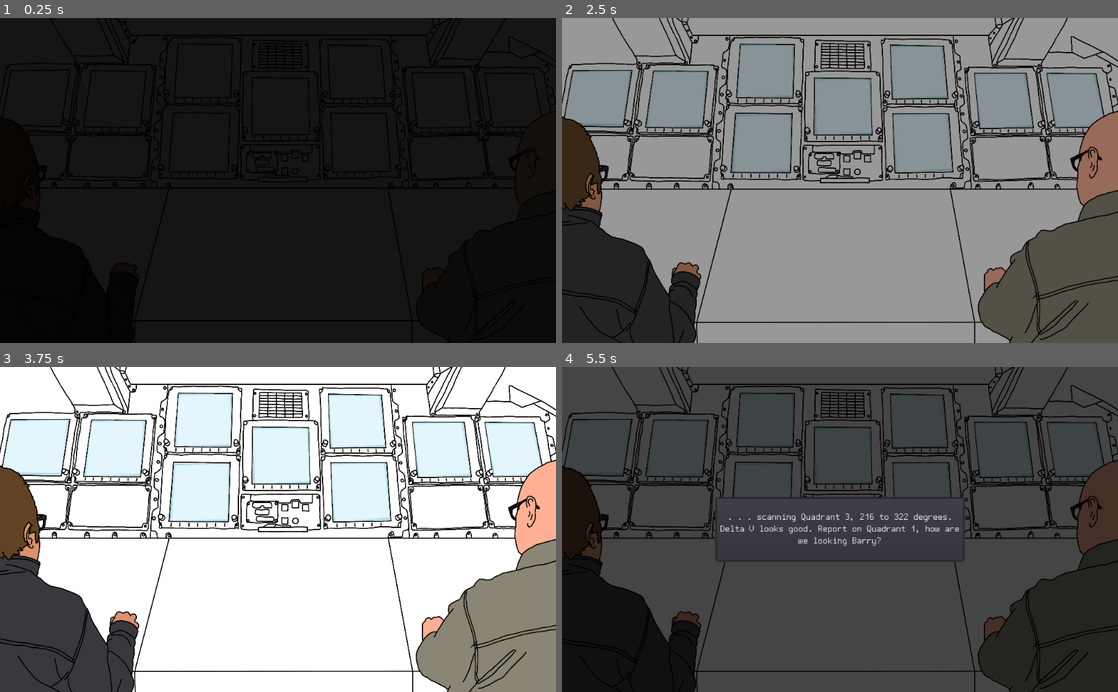
Above: before the commit, frames 1-4 (two rows, left to right).
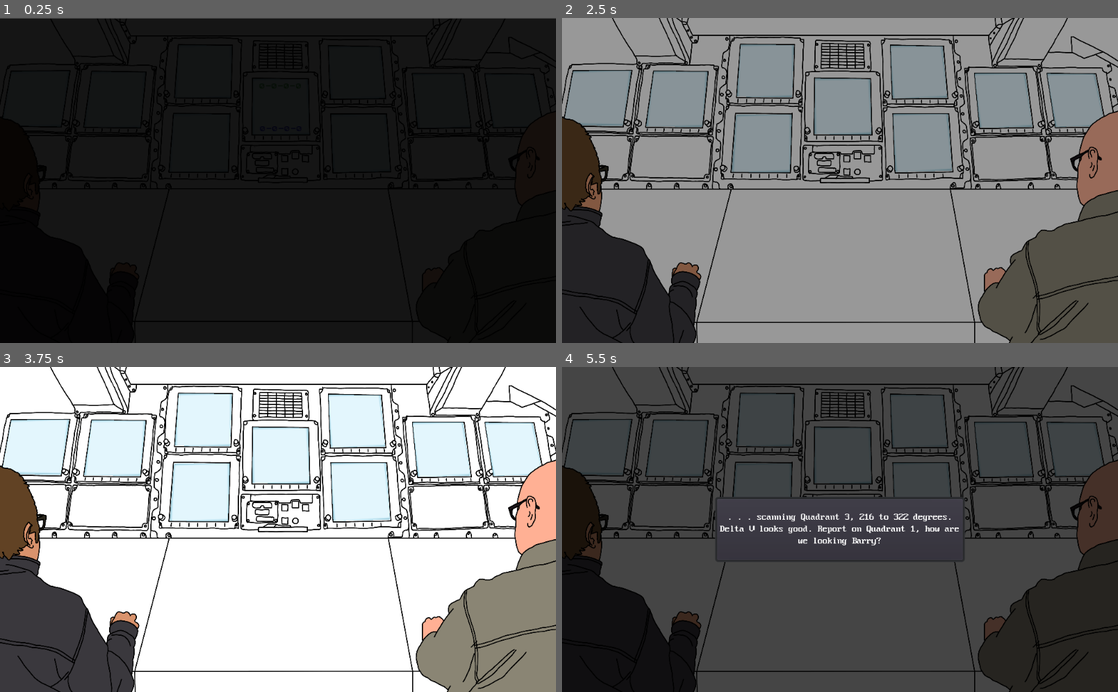
Above: after the commit, the same moments.

Repository: s3775599/BITS-clone
Game: Godot game, scene res://Scenes/Main.tscn
The game is run twice, just before and just after one commit, with the same random seed, the same clock (stepped at 60 frames per second) and the same inputs. This scene is started directly instead of the project's main scene.
Inputs (mouse positions are in pixels of both pictures, inside the frame that each line leads up to):
- Up to frame 1 (0.25 s): no input
- Up to frame 2 (2.5 s): move the mouse to (962, 164) at 0.52 s; click (962, 164) at 0.67 s; move the mouse to (728, 196) at 1.27 s; hold Down (ui_down) 1.28-2.03 s; move the mouse to (895, 109) at 2.02 s
- Up to frame 3 (3.75 s): move the mouse to (250, 594) at 2.77 s; click (250, 594) at 2.92 s; tap Enter at 3.5 s; move the mouse to (444, 578) at 3.52 s; hold Down (ui_down) from 3.53 s (still down)
- Up to frame 4 (5.5 s): keep holding Down (ui_down); tap Space at 4.25 s; move the mouse to (673, 480) at 4.27 s; move the mouse to (867, 529) at 5.02 s; click (867, 529) at 5.17 s

The runs differ from the first frame. In frame 1, 0.2% of the frame differs, in the area x 0-100%, y 0-1%; in frame 2, less than 0.1%; in frame 3, less than 0.1%; in frame 4, 0.7%, in the area x 28-72%, y 19-56%.

Commit message:
Updated fonts
Updated to a font which can display Cyrillic letters: PxPlus_IBM_VGA8.ttf. Also added glass panels and RichText fields to MainBackground

Diff:
--- a/NightwatchDialogueSystem/Scenes/BackgroundIntro.tscn
+++ b/NightwatchDialogueSystem/Scenes/BackgroundIntro.tscn
@@ -9,7 +9,8 @@
 margin_right = 1.0
 margin_bottom = 3.0
 __meta__ = {
-"_edit_group_": true
+"_edit_group_": true,
+"_edit_lock_": true
 }
 
 [node name="BackgroundWallpaper" type="TextureRect" parent="."]
@@ -32,35 +33,35 @@
 polygon = PoolVector2Array( 11.5136, 11.7094, 11.6634, 11.628, 107.78, 10.8893, 107.835, 11.0988, 93.7093, 111.232, 93.5632, 111.292, -4.56641, 109.006, -4.82718, 109.069 )
 uv = PoolVector2Array( 0.91, 3.6875, 3.66, 0.1875, 96.41, 0.6875, 99.66, 3.4375, 99.75, 96.1875, 96.25, 100.188, 4, 100.188, 0, 95.6875 )
 
-[node name="MidUpperLeftGlass" type="Polygon2D" parent="BackgroundWallpaper"]
+[node name="CentreUpperLeftGlass" type="Polygon2D" parent="BackgroundWallpaper"]
 position = Vector2( 317.773, 39.5228 )
 scale = Vector2( 1.11039, 1.02164 )
 texture = ExtResource( 2 )
 polygon = PoolVector2Array( 10.1854, 9.52506, 10.2638, 9.2977, 98.3857, 10.0082, 98.4641, 10.1219, 95.5924, 104.113, 95.4437, 104.371, 3.90216, 103.606, 3.74164, 103.467 )
 uv = PoolVector2Array( 0.91, 3.6875, 3.66, 0.1875, 96.41, 0.6875, 99.66, 3.4375, 99.75, 96.1875, 96.25, 100.188, 4, 100.188, 0, 95.6875 )
 
-[node name="MidLowerLeftGlass" type="Polygon2D" parent="BackgroundWallpaper"]
+[node name="CentreLowerLeftGlass" type="Polygon2D" parent="BackgroundWallpaper"]
 position = Vector2( 314.466, 176.977 )
 scale = Vector2( 1.1034, 1.02572 )
 texture = ExtResource( 2 )
 polygon = PoolVector2Array( 5.65225, 0.889755, 7.48685, 1.06917, 97.8165, 1.15338, 98.4472, 1.60568, 95.7137, 105.307, 94.7131, 105.128, -0.760559, 104.706, -1.686, 104.051 )
 uv = PoolVector2Array( 0.91, 3.6875, 3.66, 0.1875, 96.41, 0.6875, 99.66, 3.4375, 99.75, 96.1875, 96.25, 100.188, 4, 100.188, 0, 95.6875 )
 
-[node name="MidMiddleGlass" type="Polygon2D" parent="BackgroundWallpaper"]
-position = Vector2( 460.13, 110.701 )
+[node name="CentreMiddleGlass" type="Polygon2D" parent="BackgroundWallpaper"]
+position = Vector2( 459.154, 110.739 )
 scale = Vector2( 1.11254, 1.03378 )
 texture = ExtResource( 2 )
 polygon = PoolVector2Array( 6.26544, 0.863167, 6.3959, 0.610397, 97.1737, 1.91199, 97.3761, 2.19208, 99.457, 100.307, 98.9955, 100.537, 5.32458, 100.311, 5.19955, 100.025 )
 uv = PoolVector2Array( 0.91, 3.6875, 3.66, 0.1875, 96.41, 0.6875, 99.66, 3.4375, 99.75, 96.1875, 96.25, 100.188, 4, 100.188, 0, 95.6875 )
 
-[node name="MidUpperRightGlass" type="Polygon2D" parent="BackgroundWallpaper"]
+[node name="CentreUpperRightGlass" type="Polygon2D" parent="BackgroundWallpaper"]
 position = Vector2( 592.954, 43.2623 )
 scale = Vector2( 1.13364, 0.989092 )
 texture = ExtResource( 2 )
 polygon = PoolVector2Array( 10.6815, 7.5445, 10.866, 7.38685, 95.2381, 9.31048, 95.364, 9.49069, 102.398, 104.631, 102.214, 104.883, 14.0751, 105.872, 13.866, 105.53 )
 uv = PoolVector2Array( 0.91, 3.6875, 3.66, 0.1875, 96.41, 0.6875, 99.66, 3.4375, 99.75, 96.1875, 96.25, 100.188, 4, 100.188, 0, 95.6875 )
 
-[node name="MidLowerRightGlass" type="Polygon2D" parent="BackgroundWallpaper"]
+[node name="CentreLowerRightGlass" type="Polygon2D" parent="BackgroundWallpaper"]
 position = Vector2( 603.468, 176.658 )
 scale = Vector2( 1.1034, 1.02572 )
 texture = ExtResource( 2 )
--- a/NightwatchDialogueSystem/Scenes/BackgroundMain.tscn
+++ b/NightwatchDialogueSystem/Scenes/BackgroundMain.tscn
@@ -1,6 +1,16 @@
-[gd_scene load_steps=3 format=2]
+[gd_scene load_steps=7 format=2]
 
 [ext_resource path="res://GFX/console.png" type="Texture" id=1]
+[ext_resource path="res://GFX/glassPanel.png" type="Texture" id=2]
+[ext_resource path="res://GFX/Fonts/PxPlus_IBM_CGAthin.ttf" type="DynamicFontData" id=3]
+
+[sub_resource type="DynamicFont" id=2]
+size = 10
+use_filter = true
+font_data = ExtResource( 3 )
+
+[sub_resource type="Theme" id=3]
+default_font = SubResource( 2 )
 
 [sub_resource type="RectangleShape2D" id=1]
 extents = Vector2( 513.56, 301.349 )
@@ -8,9 +18,96 @@
 [node name="BackgroundMain" type="Area2D"]
 
 [node name="BackgroundWallpaper" type="Sprite" parent="."]
-position = Vector2( 511.995, 300.01 )
+position = Vector2( 512.245, 301.063 )
 scale = Vector2( 0.266667, 0.277772 )
 texture = ExtResource( 1 )
+
+[node name="LeftLeftGlass" type="Polygon2D" parent="BackgroundWallpaper"]
+position = Vector2( -723.192, -927.801 )
+scale = Vector2( 4.19806, 3.8865 )
+texture = ExtResource( 2 )
+polygon = PoolVector2Array( 9.03378, 6.5797, 9.43463, 6.41344, 96.3345, 6.8291, 96.575, 7.41101, 93.9296, 95.9451, 93.6089, 96.527, 2.62051, 95.7789, 2.54034, 95.1138 )
+uv = PoolVector2Array( 0.25, 3.75, 4, 0.25, 95.25, 0.25, 99.75, 4.25, 99.75, 95.75, 95.25, 100, 4.25, 100, 0.25, 95.25 )
+
+[node name="LeftRightGlass" type="Polygon2D" parent="BackgroundWallpaper"]
+position = Vector2( -1369.64, -767.236 )
+scale = Vector2( 4.97597, 4.43202 )
+texture = ExtResource( 2 )
+polygon = PoolVector2Array( 16.978, 9.08523, 17.1443, 8.99561, 91.1968, 10.0909, 91.3245, 10.2285, 84.0084, 92.9125, 83.827, 93.1081, 6.0991, 91.9526, 5.97319, 91.8393 )
+uv = PoolVector2Array( 0.25, 3.75, 4, 0.25, 95.25, 0.25, 99.75, 4.25, 99.75, 95.75, 95.25, 100, 4.25, 100, 0.25, 95.25 )
+
+[node name="CentreUpperLeftGlass" type="Polygon2D" parent="BackgroundWallpaper"]
+position = Vector2( -1933.81, -772.03 )
+scale = Vector2( 5.2926, 4.31823 )
+texture = ExtResource( 2 )
+polygon = PoolVector2Array( 17.2467, 10.3182, 17.3796, 10.0053, 92.9806, 9.47826, 93.1574, 9.74572, 82.0661, 94.4407, 81.8072, 95.0501, 4.62176, 93.322, 4.34955, 93.0907 )
+uv = PoolVector2Array( 0.25, 3.75, 4, 0.25, 95.25, 0.25, 99.75, 4.25, 99.75, 95.75, 95.25, 100, 4.25, 100, 0.25, 95.25 )
+
+[node name="CentreUpperRight" type="Polygon2D" parent="BackgroundWallpaper"]
+position = Vector2( 332.955, -927.604 )
+scale = Vector2( 4.03059, 3.95411 )
+texture = ExtResource( 2 )
+polygon = PoolVector2Array( 3.88232, 7.76549, 3.99231, 7.61477, 92.9615, 9.24289, 93.3396, 9.39706, 100.901, 95.459, 100.748, 95.6089, 7.40741, 96.3484, 7.26843, 96.2124 )
+uv = PoolVector2Array( 0.25, 3.75, 4, 0.25, 95.25, 0.25, 99.75, 4.25, 99.75, 95.75, 95.25, 100, 4.25, 100, 0.25, 95.25 )
+
+[node name="CentreMiddleGlass" type="Polygon2D" parent="BackgroundWallpaper"]
+position = Vector2( -193.879, -686.175 )
+scale = Vector2( 4.19806, 3.8865 )
+texture = ExtResource( 2 )
+polygon = PoolVector2Array( 5.00604, 1.76162, 5.71664, 1.20895, 94.5434, 2.59061, 95.3429, 2.77483, 97.3857, 96.4522, 96.8527, 96.9128, 4.20651, 96.7285, 3.8512, 96.1759 )
+uv = PoolVector2Array( 0.25, 3.75, 4, 0.25, 95.25, 0.25, 99.75, 4.25, 99.75, 95.75, 95.25, 100, 4.25, 100, 0.25, 95.25 )
+
+[node name="FoundCodes" type="RichTextLabel" parent="BackgroundWallpaper/CentreMiddleGlass"]
+margin_left = 15.4276
+margin_top = 8.51566
+margin_right = 85.4276
+margin_bottom = 58.5157
+theme = SubResource( 3 )
+custom_colors/default_color = Color( 0.0235294, 0.560784, 0, 1 )
+bbcode_enabled = true
+bbcode_text = "0-0-0-0"
+text = "0-0-0-0"
+scroll_active = false
+
+[node name="CurrentSequence" type="RichTextLabel" parent="BackgroundWallpaper/CentreMiddleGlass"]
+margin_left = 15.5993
+margin_top = 81.6099
+margin_right = 85.5993
+margin_bottom = 91.6099
+theme = SubResource( 3 )
+custom_colors/default_color = Color( 0.00784314, 0, 0.823529, 1 )
+bbcode_enabled = true
+bbcode_text = "0-0-0-0"
+text = "0-0-0-0"
+scroll_active = false
+
+[node name="CentreLowerLeftGlass" type="Polygon2D" parent="BackgroundWallpaper"]
+position = Vector2( -801.108, -494.35 )
+scale = Vector2( 5.22406, 4.79688 )
+texture = ExtResource( 2 )
+polygon = PoolVector2Array( 15.4917, 10.1566, 15.8554, 9.98374, 89.0046, 10.4805, 89.2611, 10.5955, 86.9893, 90.25, 86.7694, 90.5564, 9.59956, 90.3266, 9.59956, 89.9435 )
+uv = PoolVector2Array( 0.25, 3.75, 4, 0.25, 95.25, 0.25, 99.75, 4.25, 99.75, 95.75, 95.25, 100, 4.25, 100, 0.25, 95.25 )
+
+[node name="CentreLowerRightGlass" type="Polygon2D" parent="BackgroundWallpaper"]
+position = Vector2( 331.631, -488.902 )
+scale = Vector2( 5.00723, 4.73852 )
+texture = ExtResource( 2 )
+polygon = PoolVector2Array( 6.83771, 9.80383, 6.94449, 9.66841, 82.6756, 9.65266, 82.7555, 9.78239, 88.4061, 89.3632, 88.3637, 89.5246, 9.83966, 90.9948, 9.82529, 90.7899 )
+uv = PoolVector2Array( 0.25, 3.75, 4, 0.25, 95.25, 0.25, 99.75, 4.25, 99.75, 95.75, 95.25, 100, 4.25, 100, 0.25, 95.25 )
+
+[node name="RightLeftGlass" type="Polygon2D" parent="BackgroundWallpaper"]
+position = Vector2( 885.332, -742.876 )
+scale = Vector2( 4.19806, 3.8865 )
+texture = ExtResource( 2 )
+polygon = PoolVector2Array( 10.4435, 8.12536, 10.4737, 7.8744, 93.7848, 8.09399, 94.0873, 8.1881, 105.674, 99.1286, 105.492, 99.3168, 19.1264, 100.666, 18.9449, 100.477 )
+uv = PoolVector2Array( 0.25, 3.75, 4, 0.25, 95.25, 0.25, 99.75, 4.25, 99.75, 95.75, 95.25, 100, 4.25, 100, 0.25, 95.25 )
+
+[node name="RightRightGlass" type="Polygon2D" parent="BackgroundWallpaper"]
+position = Vector2( 1356.8, -774.669 )
+scale = Vector2( 5.53465, 4.54078 )
+texture = ExtResource( 2 )
+polygon = PoolVector2Array( 13.1432, 14.1023, 13.3625, 13.8477, 72.9449, 14.818, 73.2743, 15.2034, 85.4604, 90.6856, 85.084, 90.8508, 23.6829, 91.8418, 23.4006, 91.4564 )
+uv = PoolVector2Array( 0.25, 3.75, 4, 0.25, 95.25, 0.25, 99.75, 4.25, 99.75, 95.75, 95.25, 100, 4.25, 100, 0.25, 95.25 )
 
 [node name="BackgroundMainCollisionShape" type="CollisionShape2D" parent="."]
 visible = false
--- a/NightwatchDialogueSystem/Scenes/BarryPopup.tscn
+++ b/NightwatchDialogueSystem/Scenes/BarryPopup.tscn
@@ -1,6 +1,6 @@
 [gd_scene load_steps=8 format=2]
 
-[ext_resource path="res://GFX/Fonts/Px437_IBM_PS2thin4.ttf" type="DynamicFontData" id=1]
+[ext_resource path="res://GFX/Fonts/PxPlus_IBM_VGA8.ttf" type="DynamicFontData" id=1]
 [ext_resource path="res://Scripts/DialoguePopup.gd" type="Script" id=2]
 [ext_resource path="res://GFX/metalPanel_plate.png" type="Texture" id=3]
 [ext_resource path="res://GFX/glassPanel.png" type="Texture" id=4]
@@ -14,7 +14,6 @@
 default_font = SubResource( 1 )
 
 [node name="BarryPopup" type="Popup"]
-visible = true
 anchor_top = 0.5
 anchor_bottom = 0.5
 margin_left = 12.0
@@ -62,8 +61,12 @@
 margin_right = 436.0
 margin_bottom = 116.0
 bbcode_enabled = true
-bbcode_text = "PLACEHOLDER"
-text = "PLACEHOLDER"
+bbcode_text = "Yes SIR what is it now SIR?
+
+Чего? Давай быстрее!"
+text = "Yes SIR what is it now SIR?
+
+Чего? Давай быстрее!"
 
 [node name="ButtonRect" type="NinePatchRect" parent="VBoxContainer"]
 self_modulate = Color( 0.235294, 0.235294, 0.235294, 1 )
--- a/NightwatchDialogueSystem/Scenes/JohnPopup.tscn
+++ b/NightwatchDialogueSystem/Scenes/JohnPopup.tscn
@@ -1,6 +1,6 @@
 [gd_scene load_steps=8 format=2]
 
-[ext_resource path="res://GFX/Fonts/Px437_IBM_PS2thin4.ttf" type="DynamicFontData" id=1]
+[ext_resource path="res://GFX/Fonts/PxPlus_IBM_VGA8.ttf" type="DynamicFontData" id=1]
 [ext_resource path="res://Scripts/DialoguePopup.gd" type="Script" id=2]
 [ext_resource path="res://GFX/metalPanel_plate.png" type="Texture" id=3]
 [ext_resource path="res://GFX/glassPanel.png" type="Texture" id=4]
@@ -14,7 +14,6 @@
 default_font = SubResource( 1 )
 
 [node name="JohnPopup" type="Popup"]
-visible = true
 anchor_left = 1.0
 anchor_top = 0.5
 anchor_right = 1.0
--- a/NightwatchDialogueSystem/Scenes/Main.tscn
+++ b/NightwatchDialogueSystem/Scenes/Main.tscn
@@ -56,10 +56,8 @@
 margin_bottom = 40.0
 
 [node name="BarryPopup" parent="Popups" instance=ExtResource( 3 )]
-visible = false
 
 [node name="JohnPopup" parent="Popups" instance=ExtResource( 4 )]
-visible = false
 
 [node name="PlayerPopup" parent="Popups" instance=ExtResource( 5 )]
 visible = false
--- a/NightwatchDialogueSystem/Scenes/PlayerPopup.tscn
+++ b/NightwatchDialogueSystem/Scenes/PlayerPopup.tscn
@@ -1,6 +1,6 @@
 [gd_scene load_steps=7 format=2]
 
-[ext_resource path="res://GFX/Fonts/Px437_IBM_PS2thin4.ttf" type="DynamicFontData" id=1]
+[ext_resource path="res://GFX/Fonts/PxPlus_IBM_VGA8.ttf" type="DynamicFontData" id=1]
 [ext_resource path="res://Scripts/DialoguePopup.gd" type="Script" id=2]
 [ext_resource path="res://GFX/metalPanel_plate.png" type="Texture" id=3]
 [ext_resource path="res://Scripts/Button.gd" type="Script" id=4]
Binary file removed: NightwatchDialogueSystem/GFX/Fonts/Px437_IBM_BIOS.ttf
Binary file removed: NightwatchDialogueSystem/GFX/Fonts/Px437_IBM_PS2thin4.ttf
Binary file added: NightwatchDialogueSystem/GFX/Fonts/PxPlus_IBM_CGAthin.ttf
Binary file added: NightwatchDialogueSystem/GFX/Fonts/PxPlus_IBM_VGA8.ttf
